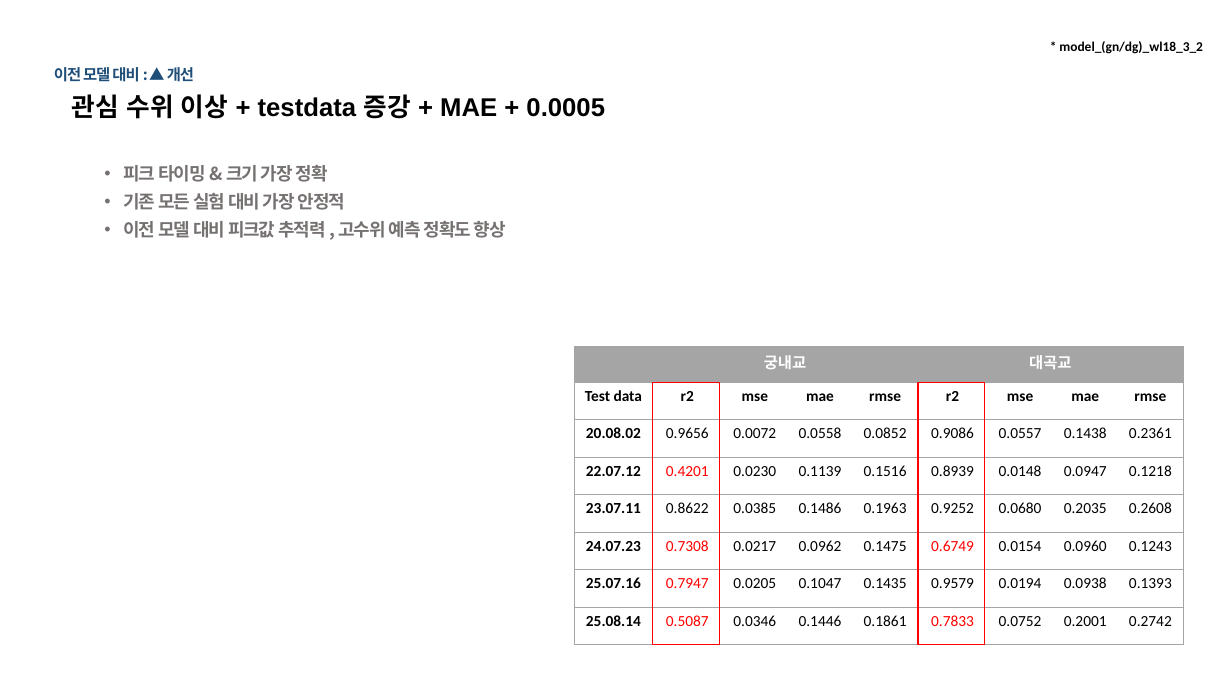
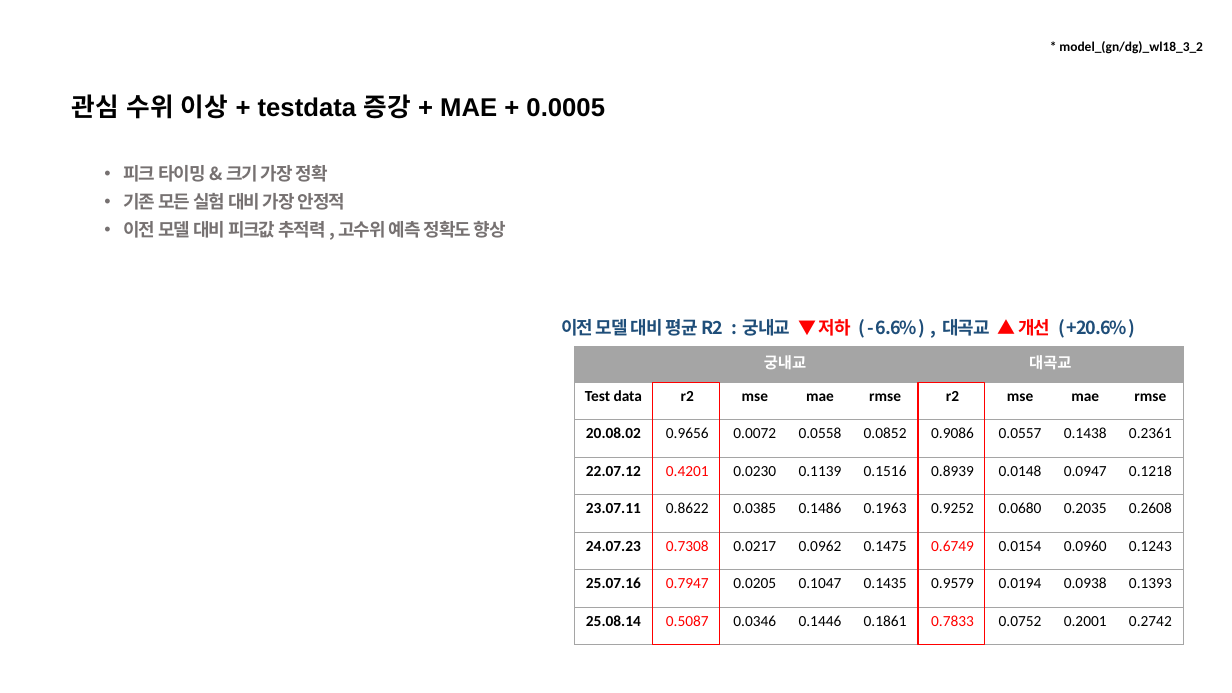
Before and after one commit to JEONGMIN0000/TrainDataCreater_LSTM, a slide deck: slide 20 of ParallelLSTM/result/Parallel LSTM 결과 보고.pptx. Drawn at 1232x693 pixels with LibreOffice and Linux fonts; fonts in the diff are those of the drawing. Boxes give left, top, right and bottom in pixels: in the first picture for what was removed or moved away, otherwise in the second. Text is boxed around its words. In the diff, an @@ line names an element or a change of style, - is before the commit and + after.

Commit message:
결과 파일 개선 정확도 추가

```diff
--- a/ParallelLSTM/result/Parallel LSTM 결과 보고.pptx
+++ b/ParallelLSTM/result/Parallel LSTM 결과 보고.pptx
@@ text removed at (54, 67, 194, 82) @@
-이전 모델 대비 : ▲ 개선
@@ text added at (561, 319, 1127, 336), 14 pt, text #1F4E79, bold @@
+이전 모델 대비 평균 R2 : 궁내교 ▼ 저하 ( - 6.6% ) , 대곡교 ▲ 개선 ( +20.6% )
```
Also in this commit, not shown: 19 other slides changed, 1 other file.
